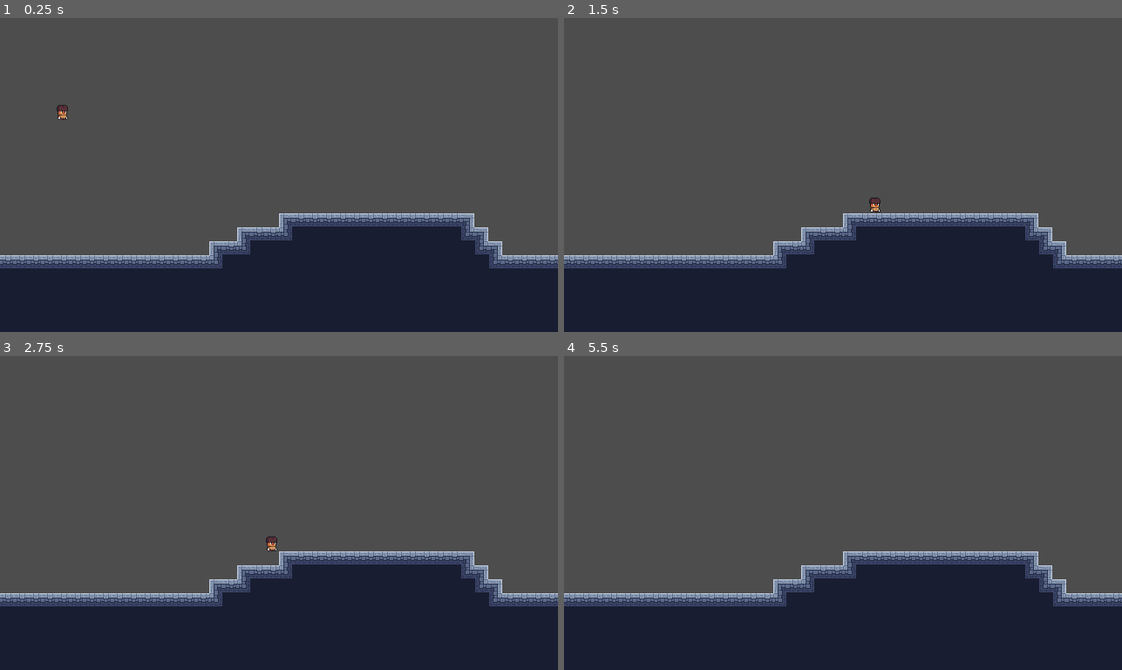
Above: before the commit, frames 1-4 (two rows, left to right).
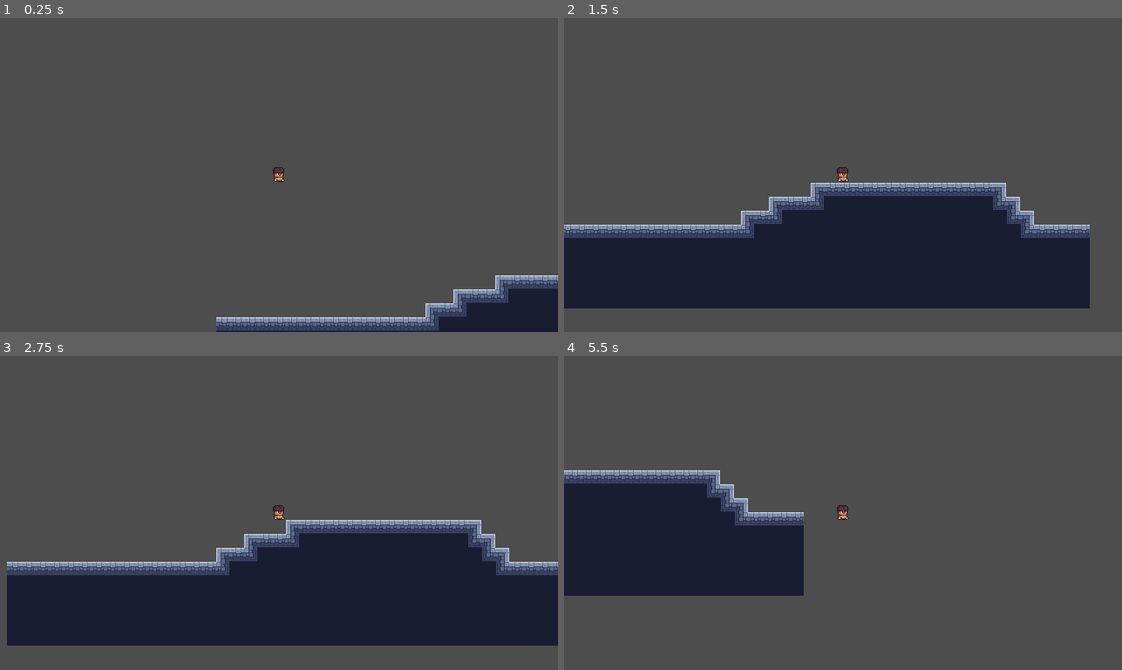
Above: after the commit, the same moments.

Repository: Heihei03/mini-jame-gam-38
Game: Godot game, scene res://Scenes/main.tscn
Two runs of this game, one before a commit and one after it. Both use one fixed random seed, a clock stepped at 60 frames per second and the inputs below.
Inputs:
- Up to frame 1 (0.25 s): no input
- Up to frame 2 (1.5 s): hold Right (right) from 0.53 s (still down); tap Up (jump) at 0.77 s
- Up to frame 3 (2.75 s): tap Up (jump) at 1.52 s; release Right (right) at 2.03 s; hold Left (left) from 2.03 s (still down)
- Up to frame 4 (5.5 s): release Left (left) at 2.78 s; hold Right (right) 2.78-4.28 s; tap Up (jump) at 3.02, 3.77, 4.52 s; hold Left (left) 4.28-5.03 s; hold Right (right) from 5.03 s (still down)

The runs differ from the first frame. In frame 1, 28% of the frame differs, in the area x 0-100%, y 27-100%; in frame 2, 21%; in frame 3, 21%; in frame 4, 45%, in the area x 0-100%, y 36-100%.

Commit message:
Add camera to track player

Diff:
--- a/Scenes/player.tscn
+++ b/Scenes/player.tscn
@@ -68,4 +68,6 @@
 [node name="Sprite" type="AnimatedSprite2D" parent="."]
 sprite_frames = SubResource("SpriteFrames_hfth0")
 animation = &"idle"
-frame_progress = 0.743122
+frame_progress = 0.309533
+
+[node name="Camera2D" type="Camera2D" parent="."]
